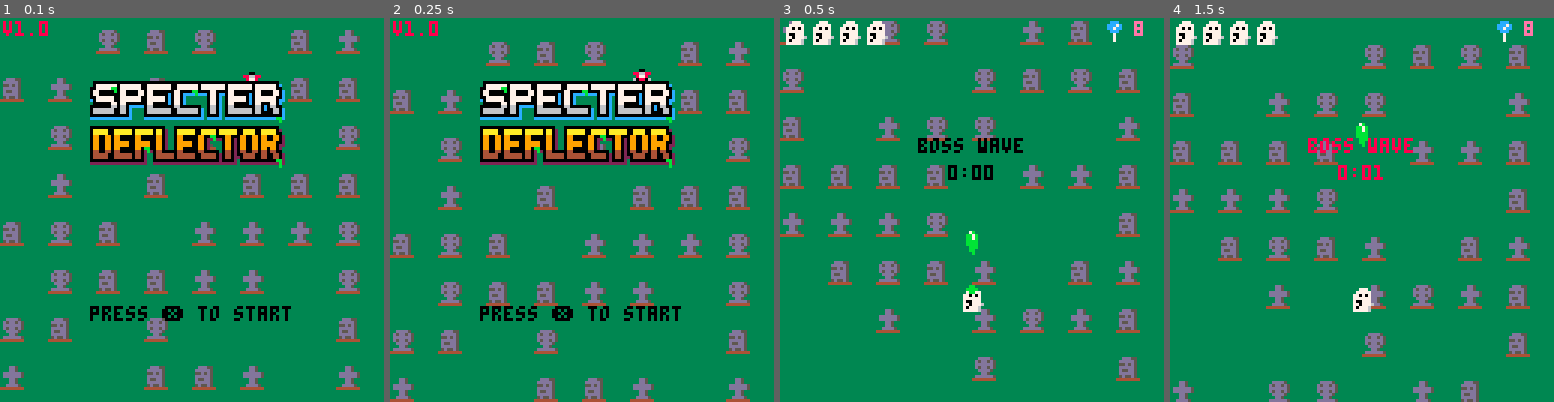
Above: before the commit, frames 1-4 (left to right).
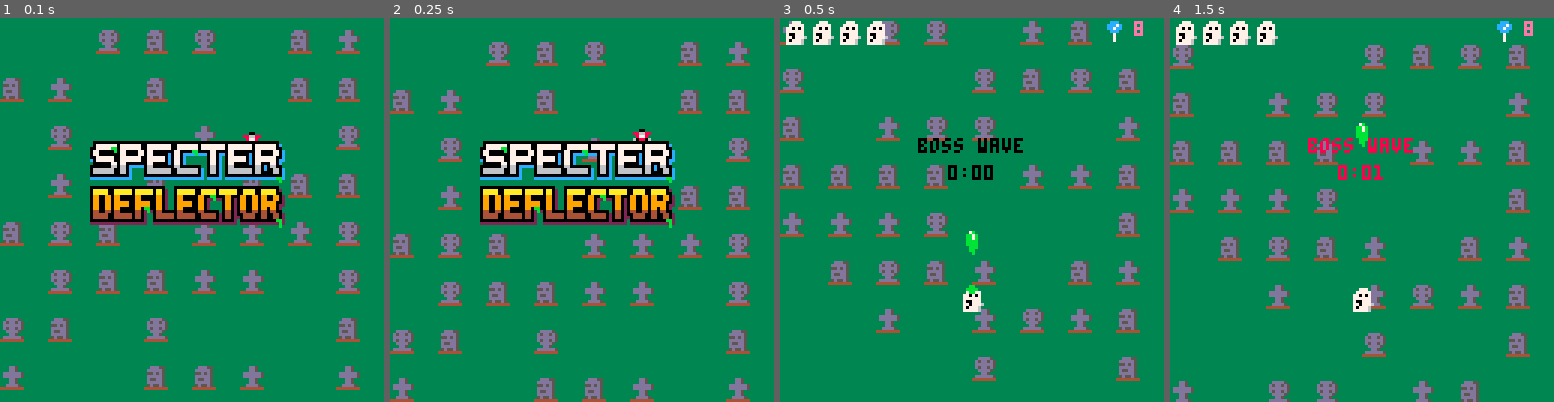
Above: after the commit, the same moments.

Repository: st0k3r/specter_deflector
Game: PICO-8 cartridge specter_deflector.p8
Same seed, same stepped clock (60 frames per second), same inputs: the game is played once before the commit and once after it.
Inputs:
- Up to frame 1 (0.1 s): no input
- Up to frame 2 (0.25 s): no input
- Up to frame 3 (0.5 s): tap X (X key) at 0.33 s
- Up to frame 4 (1.5 s): tap O (Z key) at 0.7 s; tap X (X key) at 1.07 s

The runs differ from the first frame. In frame 1, 17% of the frame differs, in the area x 0-76%, y 0-79%; in frame 2, 17%; in frame 3, nothing differs; in frame 4, nothing differs.

Commit message:
Add cart label

Diff:
--- a/main.lua
+++ b/main.lua
@@ -1,3 +1,6 @@
+--Specter Deflector
+--By Stoker
+
 --default sprite fields - read through the metatable until overwritten
 sprmeta={__index={x=0,y=0,sx=0,sy=0,flash=0,shake=0,frame=1,width=1,height=1,w=8,h=8,fire_acc=0}}
 
@@ -584,14 +587,16 @@
 	cls(3)
 	draw_graveyard()
 
-	print(version,1,1,8)
-	spr(peaker_spr, peakerx, 19+sin(time()/3)*4)
+	--print(version,1,1,8)
+	--spr(peaker_spr, peakerx, 19+sin(time()/3)*4)
+	spr(peaker_spr, peakerx, 39+sin(time()/3)*4)
 	if(sin(time()/3)>0.5) then
 		peaker_spr=rnd(peaker_spr_array)
 	end
-	spr(135, 27, 20, 9, 4)
-
-	if highscore>0 then
+	--spr(135, 27, 20, 9, 4)
+	spr(135, 27, 40, 9, 4)
+
+	--[[if highscore>0 then
 		center_print("high score:",64,56,8)
 		center_print(make_score(highscore),64,64,8)
 	end
@@ -599,7 +604,7 @@
 		center_print("high time:",64,72,8)
 		center_print(format_time(hightime),64,80,8)
 	end
-	print("press ❎ to start",30,96,blink())
+	print("press ❎ to start",30,96,blink())]]--
 end
 
 --draws game over / win screen - called when mode is "over" or "win"
Not shown, changed: 130 lines of the sprite sheet (__gfx__) section of specter_deflector.p8
Not shown, changed: the thumbnail (__label__) section of specter_deflector.p8
